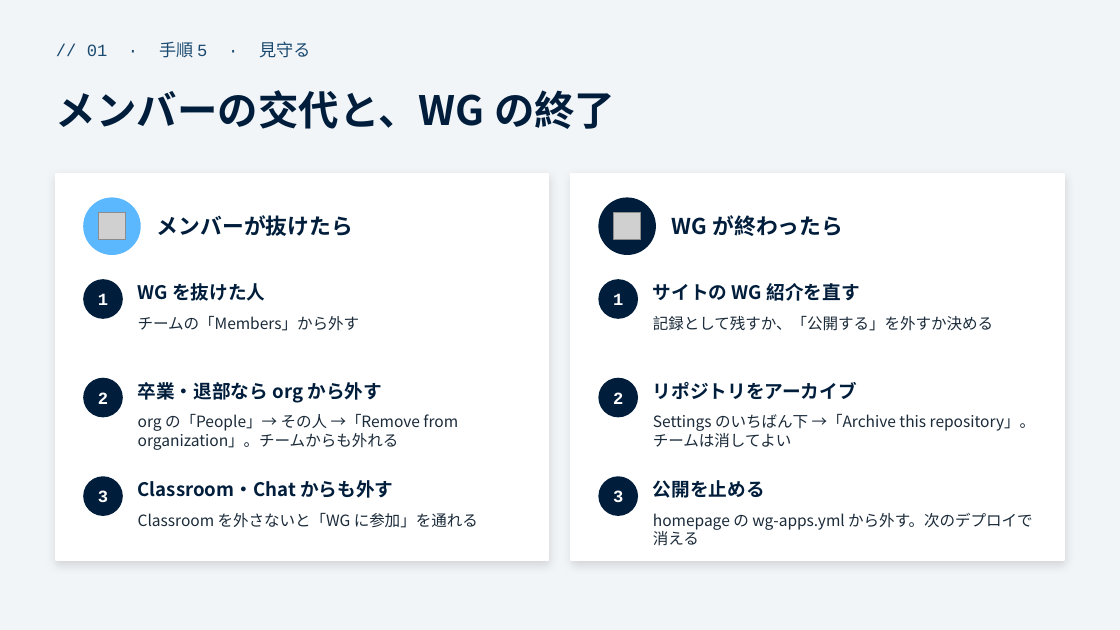
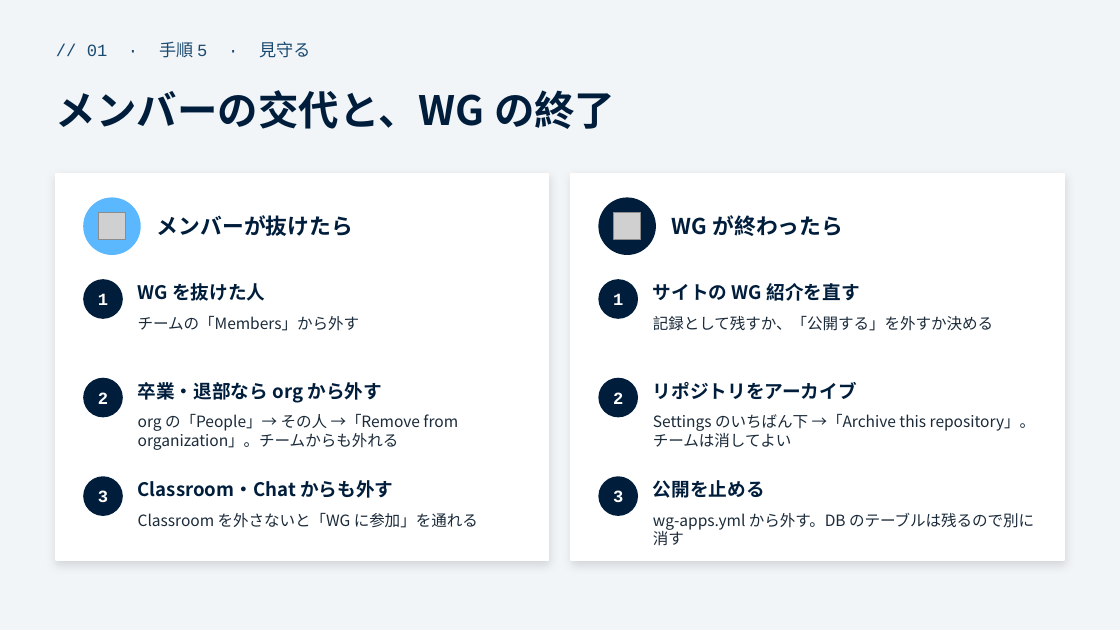
Before and after one commit to funITclub/homepage, a slide deck: slide 9 of static/guide/01_リポジトリの作り方と運用.pptx. Drawn at 1120x630 pixels with LibreOffice and Linux fonts; fonts in the diff are those of the drawing; grey boxes stand for pictures. Boxes give left, top, right and bottom in pixels: in the first picture for what was removed or moved away, otherwise in the second. Text is boxed around its words. In the diff, an @@ line names an element or a change of style, - is before the commit and + after.

```diff
--- a/static/guide/01_リポジトリの作り方と運用.pptx
+++ b/static/guide/01_リポジトリの作り方と運用.pptx
@@ text at [653, 513, 1034, 546]: text changed @@
-homepage の wg-apps.yml から外す。次のデプロイで消える
+wg-apps.yml から外す。DB のテーブルは残るので別に消す
```
Also in this commit, not shown: 5 other slides changed, 6 other files.
